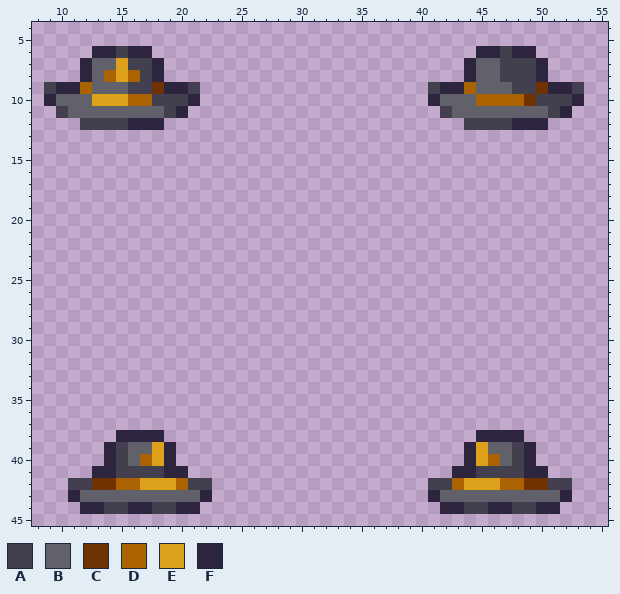
Pixel-art sprite: Resources/Textures/Clothing/Head/Hats/hoshat.rsi/equipped-HELMET-hamster.png. Above, as it was before the edit.
The file is 64x64 pixels. Shown: x 8..55, y 4..45.
Palette (. is transparent): A #423f4f  B #60616a  C #703200  D #aa6300  E #dca01b  F #2d253e
Pixels before, first column x 9:
 6 ....FFAFF...........................FFAFF....
 7 ...FBBEAAF.........................FBBAAAF...
 8 ...FBDEDAF.........................FBBAAAF...
 9 AFFDBBBAACFFA...................AFFDBBBAACFFA
10 FBBBEEEDDAAAF...................FBBBDDDDCAAAF
11 .ABBBBBBBBAF.....................ABBBBBBBBAF.
12 ...AAAAFFF.........................AAAAFFF...
13 .............................................
14 .............................................
15 .............................................
16 .............................................
17 .............................................
18 .............................................
19 .............................................
20 .............................................
21 .............................................
22 .............................................
23 .............................................
24 .............................................
25 .............................................
26 .............................................
27 .............................................
28 .............................................
29 .............................................
30 .............................................
31 .............................................
32 .............................................
33 .............................................
34 .............................................
35 .............................................
36 .............................................
37 .............................................
38 ......FFFF..........................FFFF.....
39 .....FABBEF........................FEBBAF....
40 .....FABDEF........................FEDBAF....
41 ....FFAAAAFF......................FFAAAAFF...
42 ..AACCDDEEEDAA..................AADEEEDDCCAA.
43 ..FBBBBBBBBBBF..................FBBBBBBBBBBF.
44 ...FFAAFFAAFF....................FFAAFFAAFF..
And afterwards:
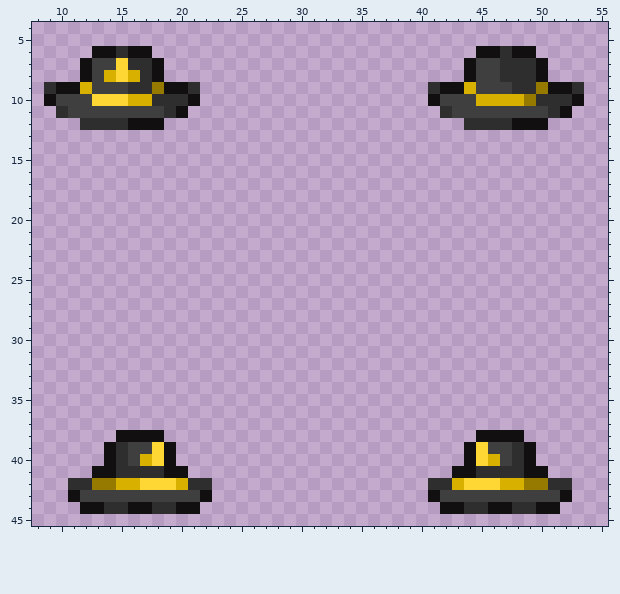
The exact change:
colour A: #423f4f -> #2e2e2e
colour B: #60616a -> #3f3f3f
colour C: #703200 -> #967a00
colour D: #aa6300 -> #d7b000
colour E: #dca01b -> #ffd735
colour F: #2d253e -> #110f0f
Boxes around the changes in both pictures, in picture pixels (x1, y1, x2, y2):
changed: (44, 46, 200, 130)
changed: (428, 46, 584, 130)
changed: (68, 430, 212, 514)
changed: (428, 430, 572, 514)
